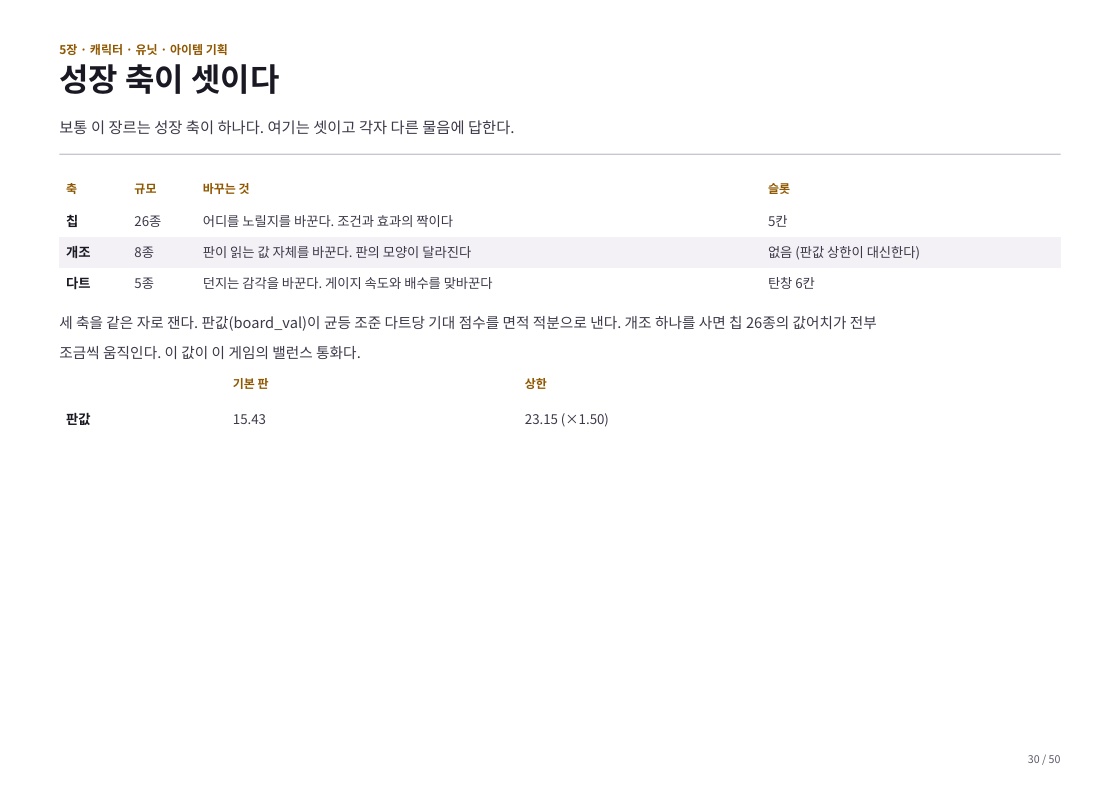
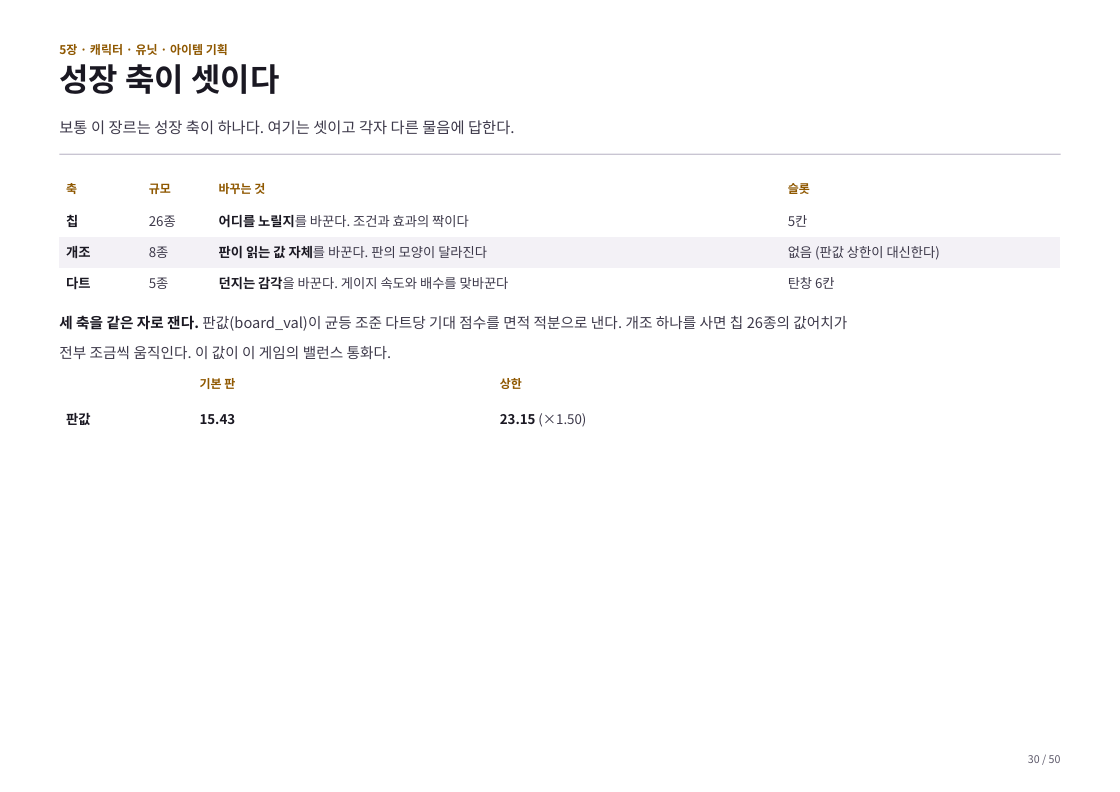
Before and after one commit to GGbong69/test-03, a slide deck: slide 30 of docs/기획서.pptx. Drawn at 1120x792 pixels with LibreOffice and Linux fonts; fonts in the diff are those of the drawing. Boxes give left, top, right and bottom in pixels: in the first picture for what was removed or moved away, otherwise in the second. Text is boxed around its words. In the diff, an @@ line names an element or a change of style, - is before the commit and + after.

```diff
--- a/docs/기획서.pptx
+++ b/docs/기획서.pptx
@@ table at <box>59,174,1061,299</box> @@
@@ text colour #3D394A to #1A1822, bold on in "어디를 노릴지를", "판이 읽는 값 자체를", "던지는 감각을" @@
@@ text at <box>59,315,847,359</box>: spaces changed @@
-세 축을 같은 자로 잰다. 판값(board_val)이 균등 조준 다트당 기대 점수를 면적 적분으로 낸다. 개조 하나를 사면 칩 26종의 값어치가 전부
-조금씩 움직인다. 이 값이 이 게임의 밸런스 통화다.
+세 축을 같은 자로 잰다. 판값(board_val)이 균등 조준 다트당 기대 점수를 면적 적분으로 낸다. 개조 하나를 사면 칩 26종의 값어치가
+전부 조금씩 움직인다. 이 값이 이 게임의 밸런스 통화다.
@@ table at <box>59,369,1060,431</box> @@
@@ text colour #3D394A to #1A1822, bold on in "15.43", "23.15" @@
```
Also in this commit, not shown: 45 other slides changed, 2 other files.
